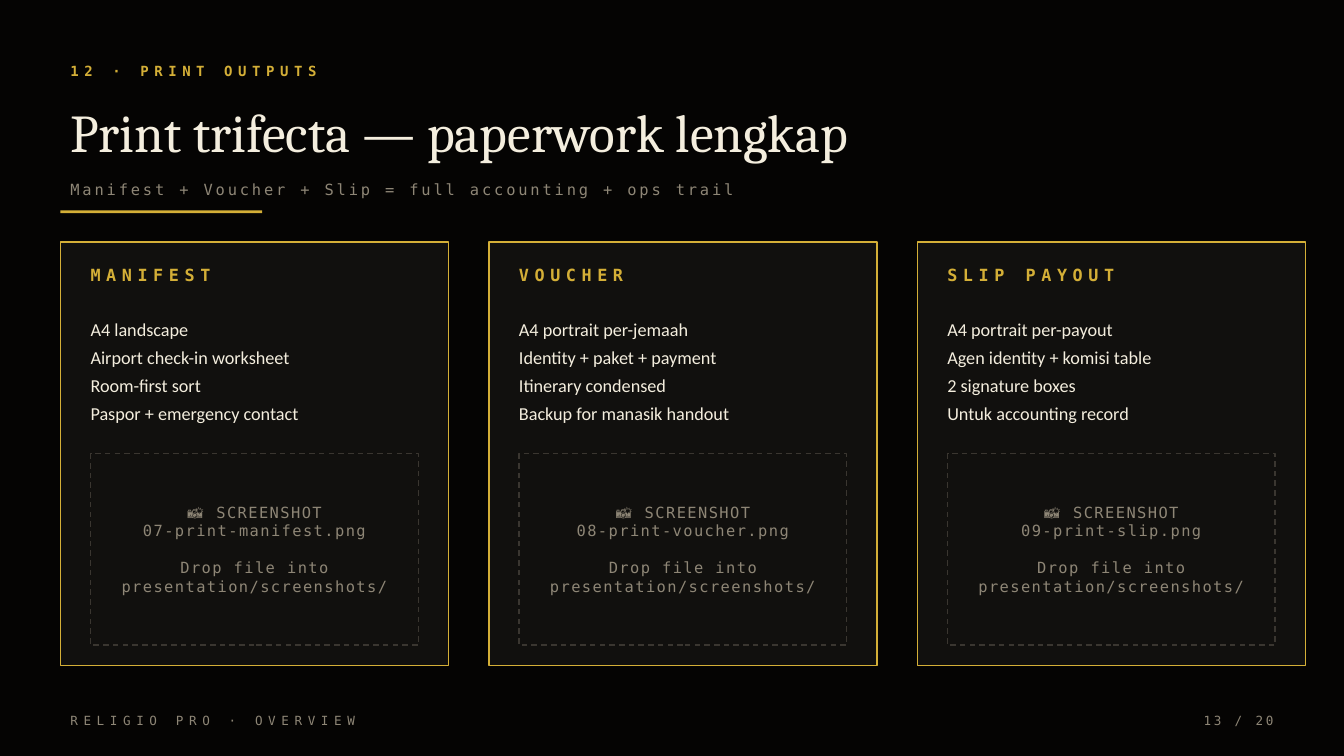
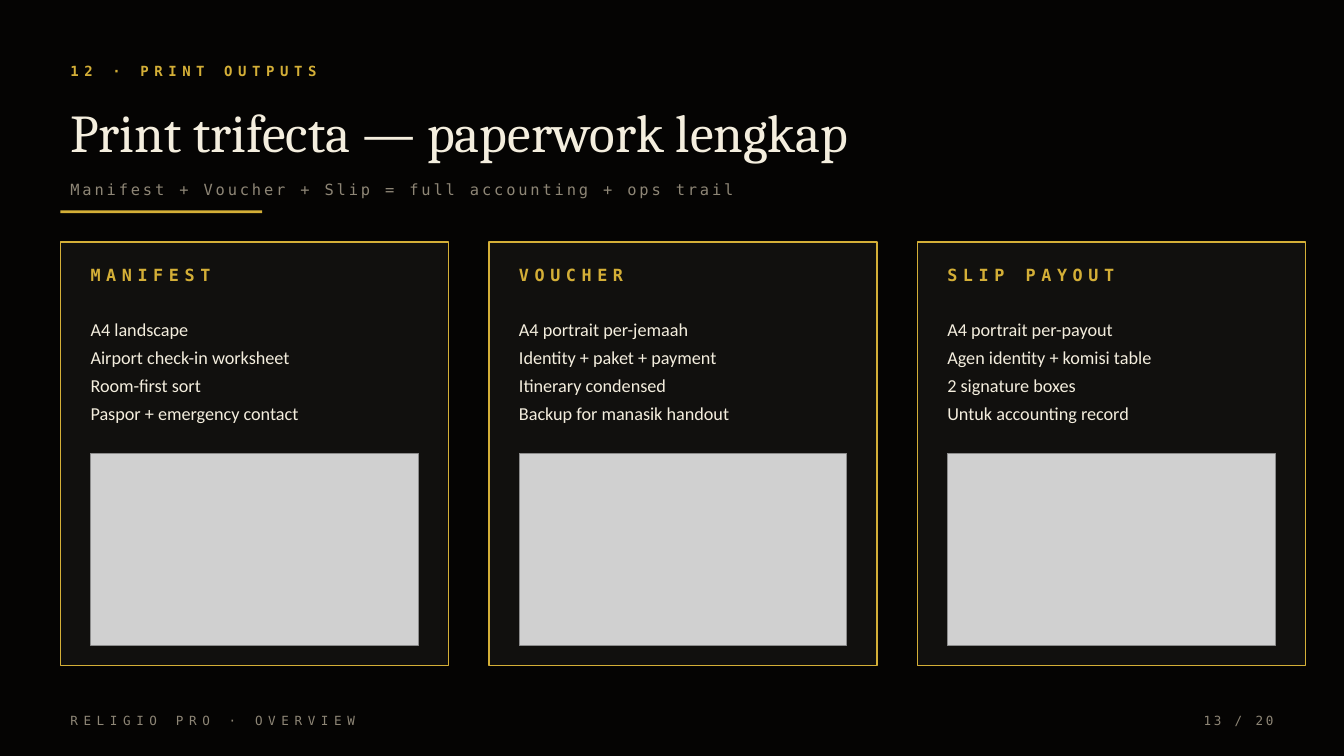
Before and after one commit to galihsidik86/travel, a slide deck: slide 13 of presentation/religio-pro.pptx. Drawn at 1344x756 pixels with LibreOffice and Linux fonts; fonts in the diff are those of the drawing; grey boxes stand for pictures. Boxes give left, top, right and bottom in pixels: in the first picture for what was removed or moved away, otherwise in the second. Text is boxed around its words. In the diff, an @@ line names an element or a change of style, - is before the commit and + after.

```diff
--- a/presentation/religio-pro.pptx
+++ b/presentation/religio-pro.pptx
@@ rectangle removed at (91, 454, 418, 645) @@
@@ picture added at (91, 454, 418, 645) @@
@@ rectangle removed at (519, 454, 847, 645) @@
@@ picture added at (519, 454, 847, 645) @@
@@ rectangle removed at (948, 454, 1275, 645) @@
@@ picture added at (948, 454, 1275, 645) @@
@@ text removed at (122, 506, 387, 595) @@
-📸 SCREENSHOT
-07-print-manifest.png
-Drop file into
-presentation/screenshots/
@@ text removed at (550, 506, 815, 595) @@
-📸 SCREENSHOT
-08-print-voucher.png
-Drop file into
-presentation/screenshots/
@@ text removed at (978, 506, 1243, 595) @@
-📸 SCREENSHOT
-09-print-slip.png
-Drop file into
-presentation/screenshots/
```
Also in this commit, not shown: 7 other slides changed, 4 other files.
